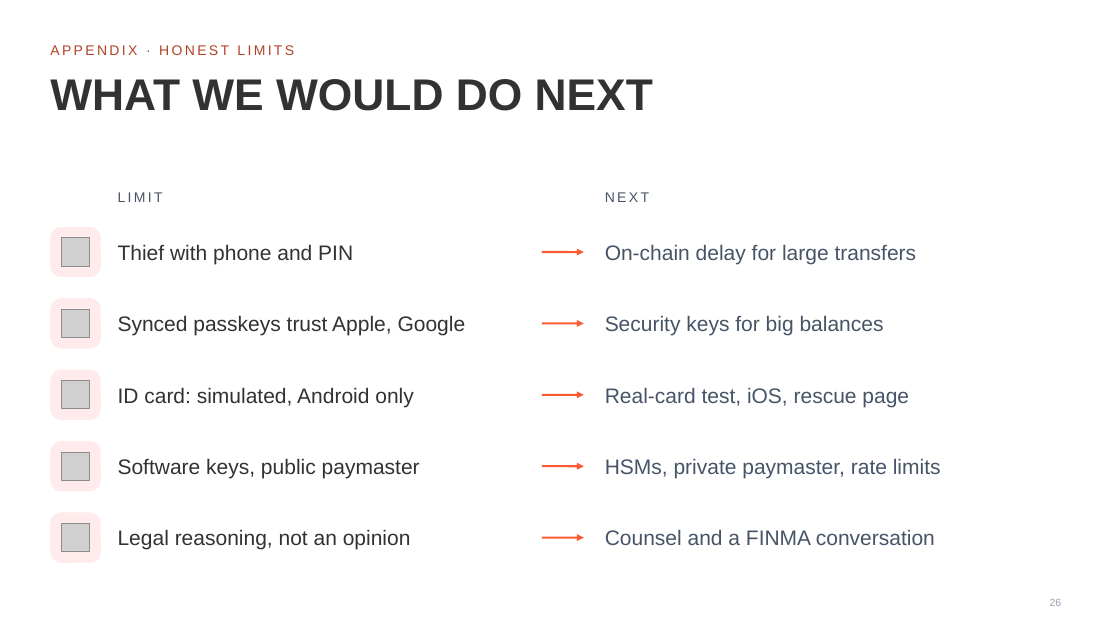
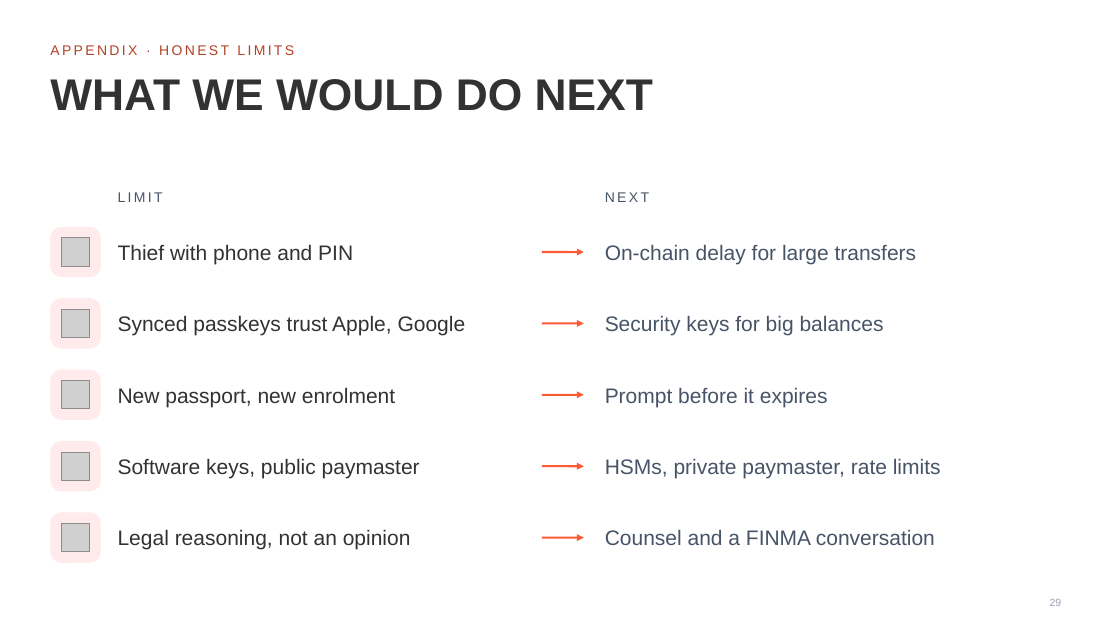
Before and after one commit to HugoPaj/BSA_Hackathon_HA, a slide deck: slide 29 of docs/deck/swissquote-wallet-pitch.pptx (slide 26 before the commit). Drawn at 1120x630 pixels with LibreOffice and Linux fonts; fonts in the diff are those of the drawing; grey boxes stand for pictures; background and template pictures are left out. Boxes give left, top, right and bottom in pixels: in the first picture for what was removed or moved away, otherwise in the second. Text is boxed around its words. In the diff, an @@ line names an element or a change of style, - is before the commit and + after.

```diff
--- a/docs/deck/swissquote-wallet-pitch.pptx
+++ b/docs/deck/swissquote-wallet-pitch.pptx
@@ text at (118, 387, 395, 407): text changed @@
-ID card: simulated, Android only
+New passport, new enrolment
@@ text at (605, 387, 828, 407): text changed @@
-Real-card test, iOS, rescue page
+Prompt before it expires
```
Also in this commit, not shown: 12 other slides changed, 5 slides added, 2 slides removed, 15 other files.
